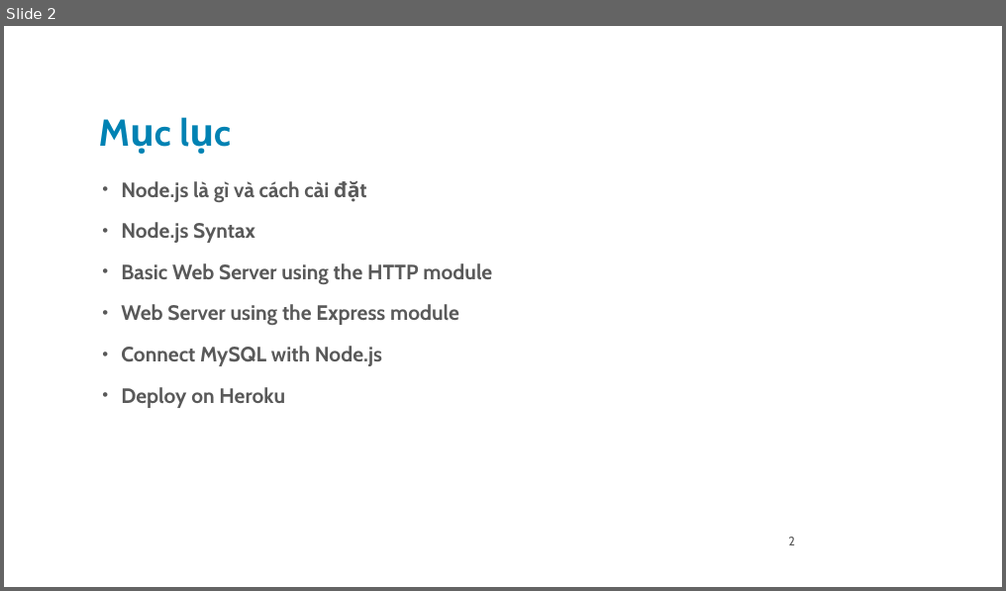
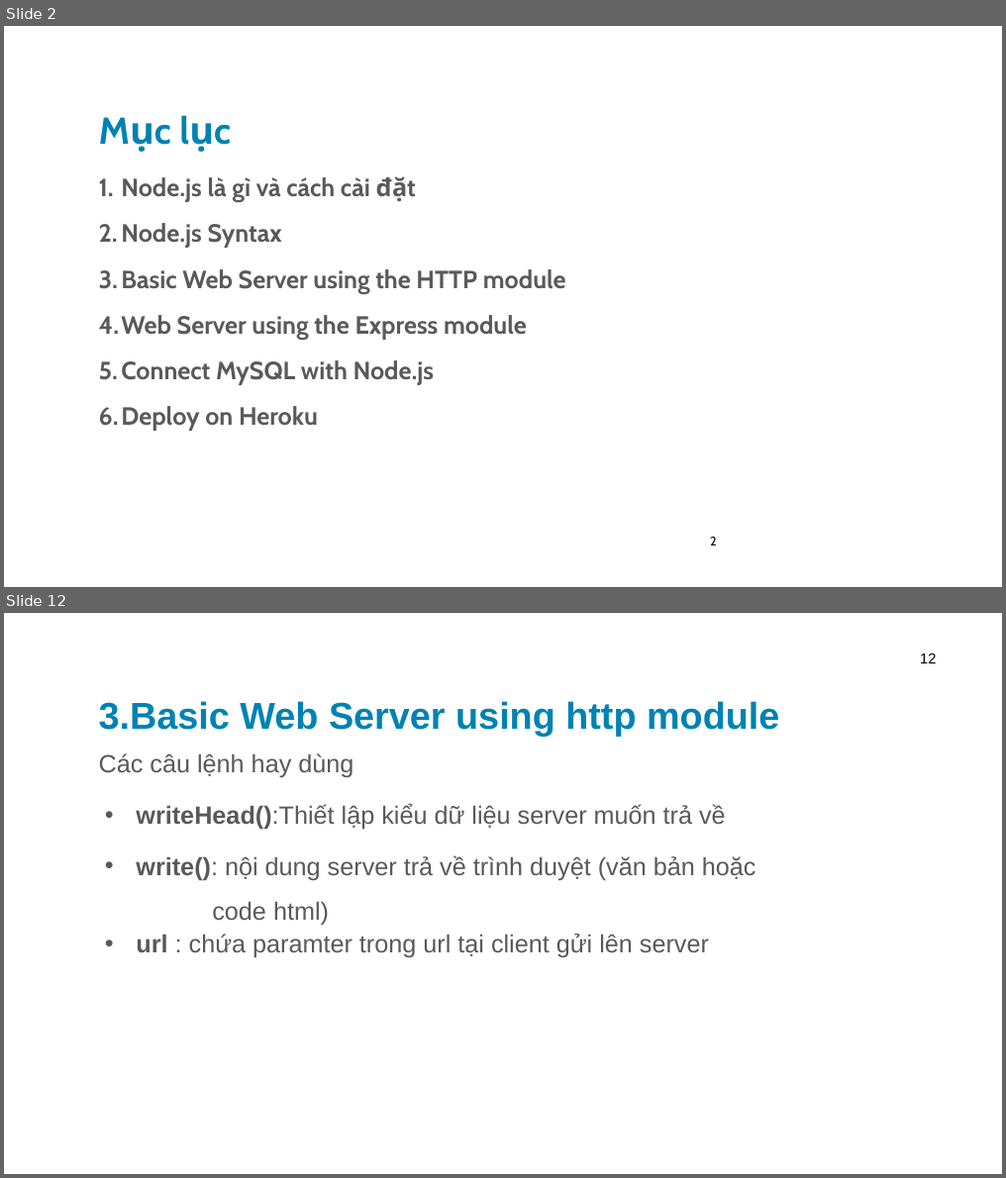
Before and after one commit to leqnam/Simple-Blog-NodeJs-MySQL-Heroku, a slide deck: powerpoint/ppt.pptx. Shown one above the other, each under a label of ours: slide 2 before the commit, slides 2 and 12 after it; the slides between them are not shown. The pictures are 1006x591 and 1006x1178 pixels, drawn with LibreOffice and Linux fonts; fonts in the diff are those of the drawing; background and template pictures are left out. Boxes give left, top, right and bottom in pixels: in the first picture for what was removed or moved away, otherwise in the second. Text is boxed around its words. In the diff, an @@ line names an element or a change of style, - is before the commit and + after.

```diff
--- a/powerpoint/ppt.pptx
+++ b/powerpoint/ppt.pptx
@@ slide 12 added at <box>4,613,1002,1174</box>, background picture (left out) @@
@@ page number added at <box>920,653,936,663</box>, 14 pt, text #000000 @@
+12
@@ title added at <box>99,701,779,736</box>, 36 pt, text #0082B3, bold @@
+3.Basic Web Server using http module
@@ text added at <box>99,754,756,958</box>, 24 pt, text #595959 @@
+Các câu lệnh hay dùng
+• writeHead():Thiết lập kiểu dữ liệu server muốn trả về
+• write(): nội dung server trả về trình duyệt (văn bản hoặc code html)
+• url : chứa paramter trong url tại client gửi lên server
@@ slide 2 changed as well @@
@@ title "Mục lục": place and size @@
-title "Mục lục" at <box>91,70,802,157</box>
+title "Mục lục" at <box>91,98,802,156</box>
@@ title "Mục lục" at <box>91,98,802,156</box>: text colour #0083B3 to #0082B3 @@
@@ text "Node.js là gì và cách ..." at <box>99,177,566,431</box>: size 20 to 24 pt; bullet • to 1.; less space between paragraphs @@
@@ page number at <box>710,537,717,546</box>: text colour #595959 to #000000; alignment right to left @@
```
Also in this commit, not shown: 2 other slides changed, 37 other slides added, 6 slides removed.
